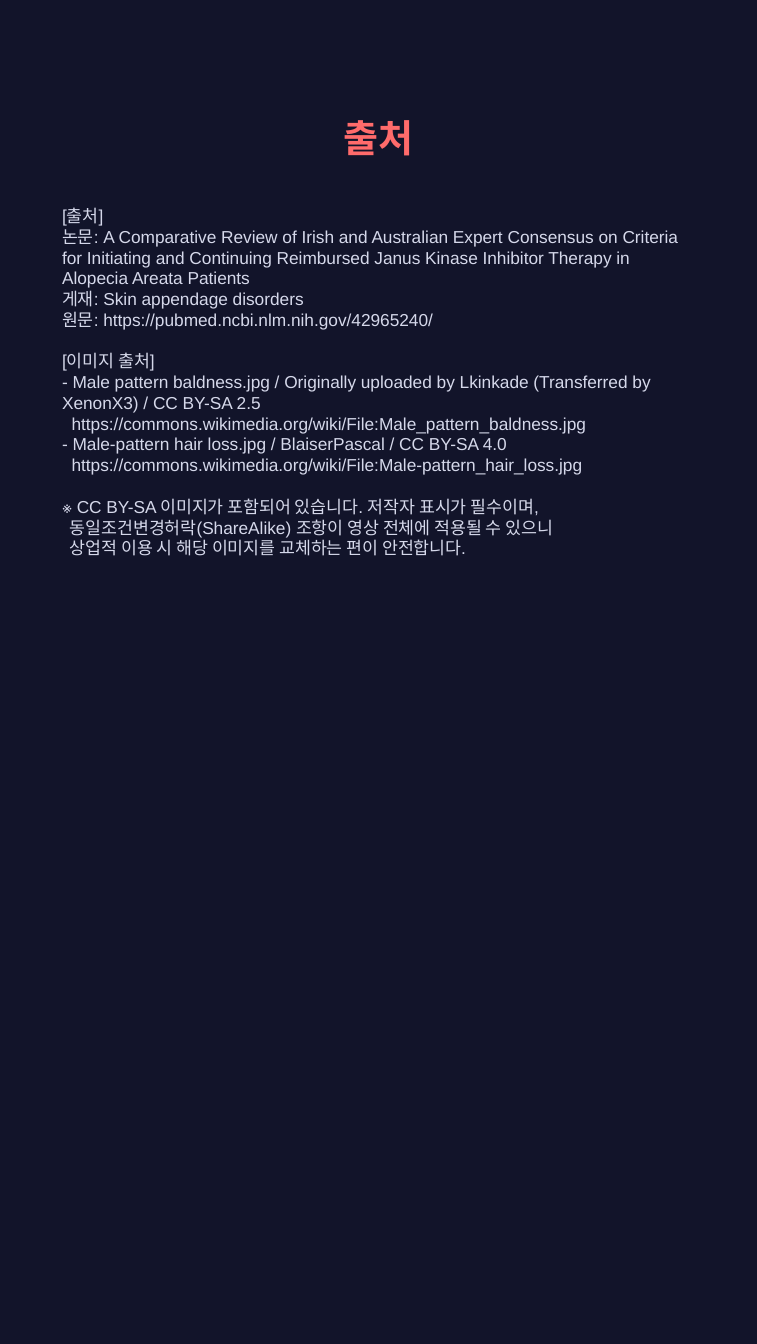
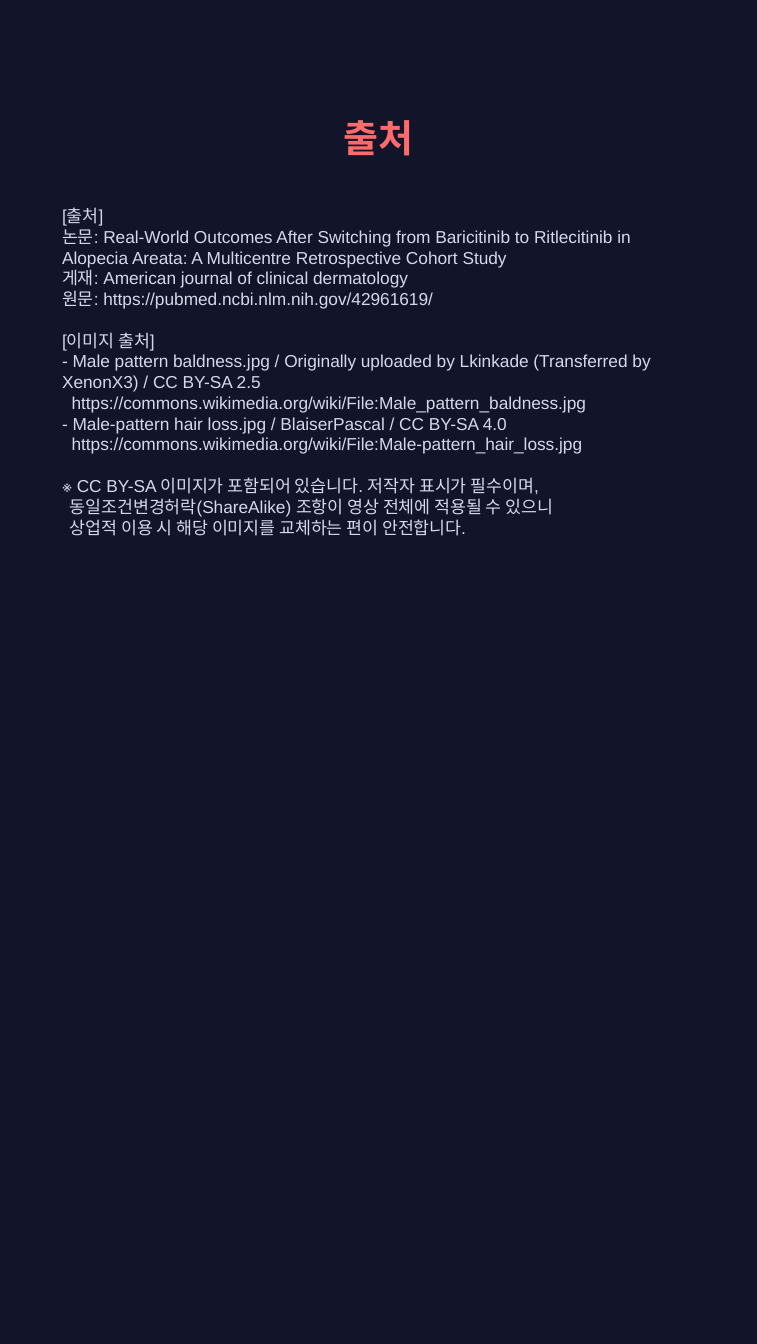
Before and after one commit to hyokang2010-BJ-ANTH/product-builder-test, a slide deck: slide 10 of pwa/data/latest/slides.pptx (slide 9 before the commit). Drawn at 757x1344 pixels with LibreOffice and Linux fonts; fonts in the diff are those of the drawing. Boxes give left, top, right and bottom in pixels: in the first picture for what was removed or moved away, otherwise in the second. Text is boxed around its words. In the diff, an @@ line names an element or a change of style, - is before the commit and + after.

```diff
--- a/pwa/data/latest/slides.pptx
+++ b/pwa/data/latest/slides.pptx
@@ text at (62,208,650,536): text changed @@
-[출처]
-논문: A Comparative Review of Irish and Australian Expert Consensus on Criteria for Initiating and Continuing Reimbursed Janus Kinase Inhibitor Therapy in Alopecia Areata Patients
-게재: Skin appendage disorders
-원문: https://pubmed.ncbi.nlm.nih.gov/42965240/
-[이미지 출처]
-- Male pattern baldness.jpg / Originally uploaded by Lkinkade (Transferred by XenonX3) / CC BY-SA 2.5
-https://commons.wikimedia.org/wiki/File:Male_pattern_baldness.jpg
-- Male-pattern hair loss.jpg / BlaiserPascal / CC BY-SA 4.0
-https://commons.wikimedia.org/wiki/File:Male-pattern_hair_loss.jpg
-※ CC BY-SA 이미지가 포함되어 있습니다. 저작자 표시가 필수이며,
-동일조건변경허락(ShareAlike) 조항이 영상 전체에 적용될 수 있으니
-상업적 이용 시 해당 이미지를 교체하는 편이 안전합니다.
+[출처]
+논문: Real-World Outcomes After Switching from Baricitinib to Ritlecitinib in Alopecia Areata: A Multicentre Retrospective Cohort Study
+게재: American journal of clinical dermatology
+원문: https://pubmed.ncbi.nlm.nih.gov/42961619/
+[이미지 출처]
+- Male pattern baldness.jpg / Originally uploaded by Lkinkade (Transferred by XenonX3) / CC BY-SA 2.5
+https://commons.wikimedia.org/wiki/File:Male_pattern_baldness.jpg
+- Male-pattern hair loss.jpg / BlaiserPascal / CC BY-SA 4.0
+https://commons.wikimedia.org/wiki/File:Male-pattern_hair_loss.jpg
+※ CC BY-SA 이미지가 포함되어 있습니다. 저작자 표시가 필수이며,
+동일조건변경허락(ShareAlike) 조항이 영상 전체에 적용될 수 있으니
+상업적 이용 시 해당 이미지를 교체하는 편이 안전합니다.
```
Also in this commit, not shown: 2 other slides changed, 5 slides added, 4 slides removed, 26 other files.
